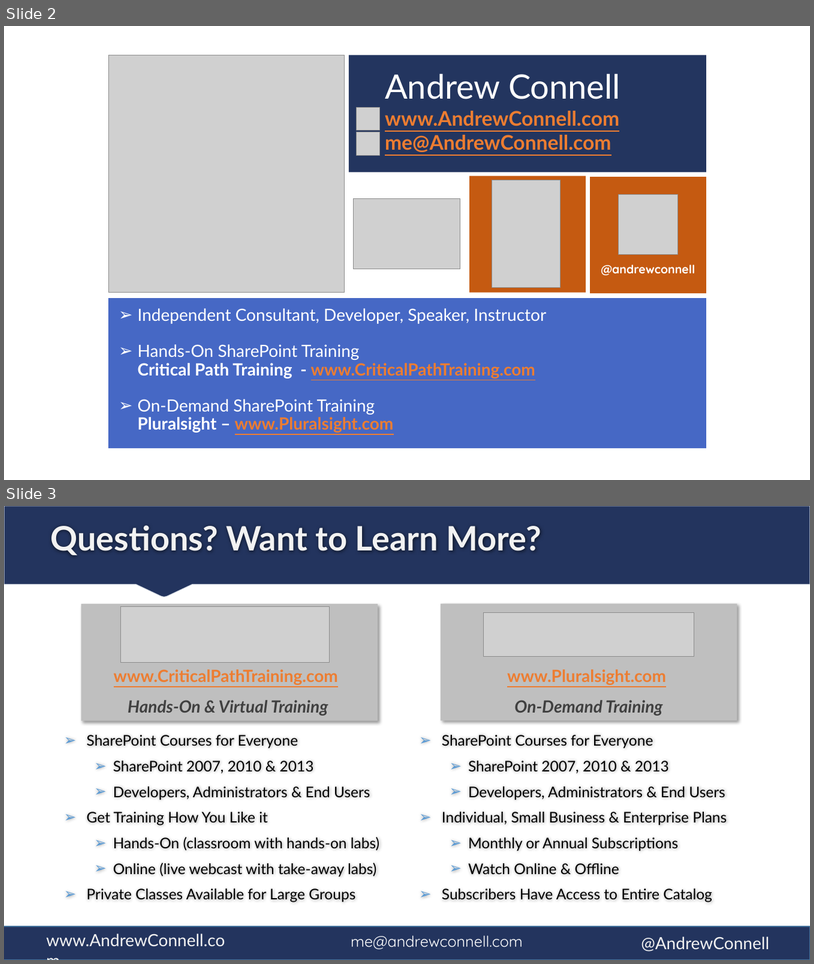
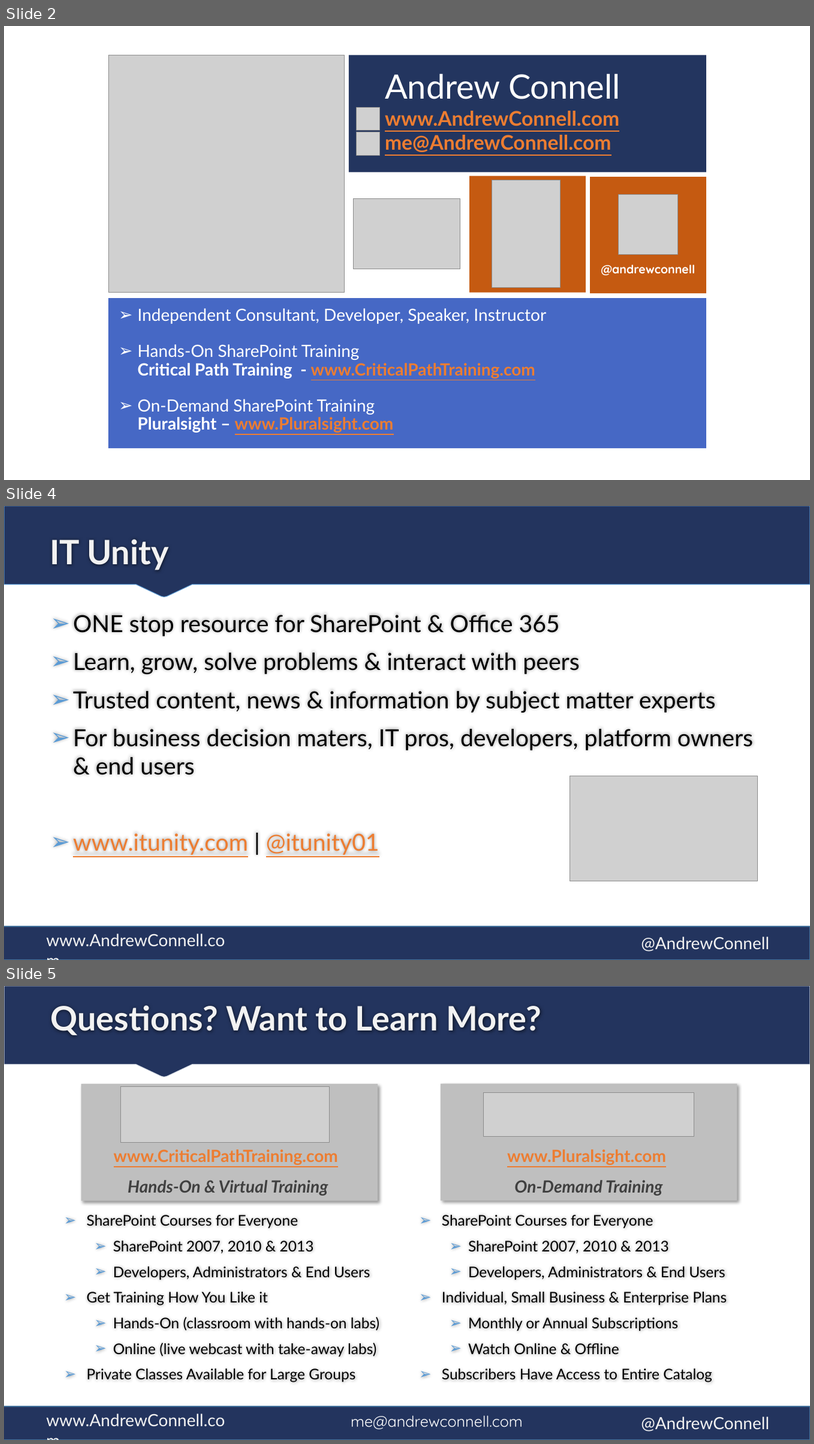
Before and after one commit to andrewconnell/pres-sp15app-ng-spa, a slide deck: presentation.pptx. Shown one above the other, each under a label of ours: slides 2 and 3 before the commit, slides 2, 4 and 5 after it; the slides between them are not shown. The pictures are 814x964 and 814x1444 pixels, drawn with LibreOffice and Linux fonts; fonts in the diff are those of the drawing; grey boxes stand for pictures. Boxes give left, top, right and bottom in pixels: in the first picture for what was removed or moved away, otherwise in the second. Text is boxed around its words. In the diff, an @@ line names an element or a change of style, - is before the commit and + after.

Commit message:
updated bio to include ITUnity

```diff
--- a/presentation.pptx
+++ b/presentation.pptx
@@ slide 4 added at box(4, 506, 810, 960), background #FFFFFF; not listed: 3 template elements that a slide beside it also shows @@
@@ freeform shape added at box(4, 506, 810, 597), fill #23345E, outline #5B9BD5 0.75 pt @@
@@ title added at box(50, 539, 169, 570), 40 pt, text #F2F2F2, bold @@
+IT Unity
@@ text added at box(73, 615, 753, 855), 28 pt, text #000000 @@
+➢ ONE stop resource for SharePoint & Office 365
+➢ Learn, grow, solve problems & interact with peers
+➢ Trusted content, news & information by subject matter experts
+➢ For business decision maters, IT pros, developers, platform owners & end users
+➢ www.itunity.com | @itunity01
@@ picture added at box(570, 776, 758, 881) @@
@@ what was slide 3 is now slide 5 @@
```
Also in this commit, not shown: 1 other slide added, 1 other file.
